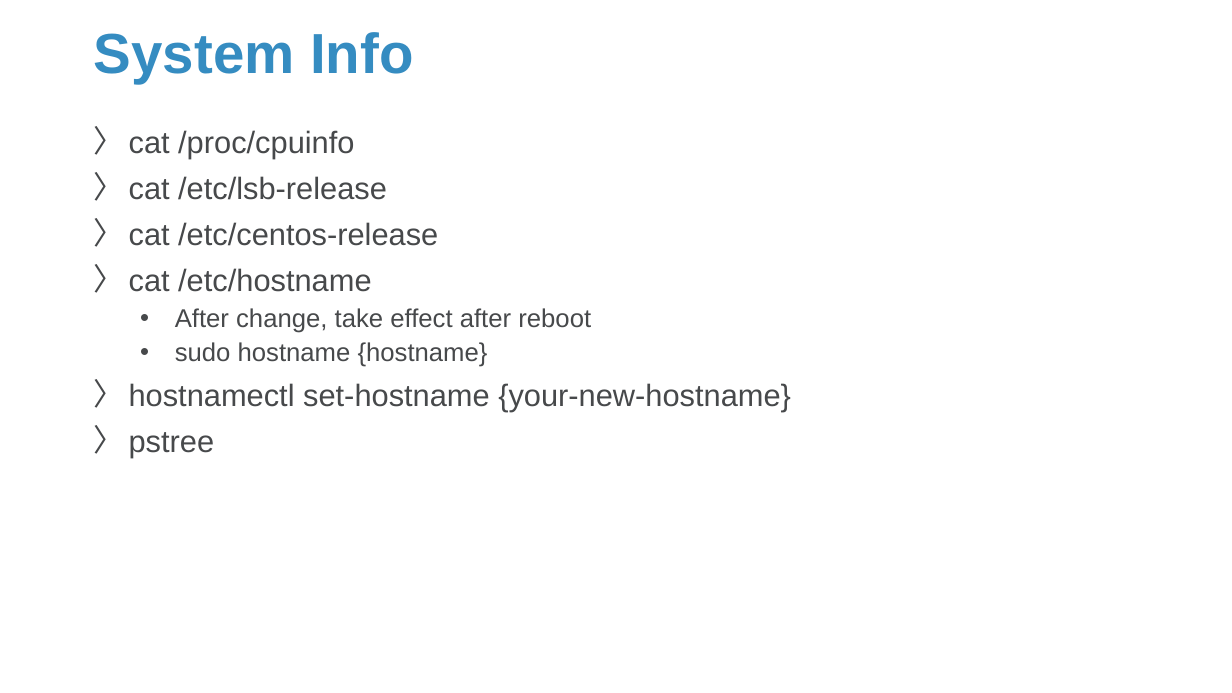
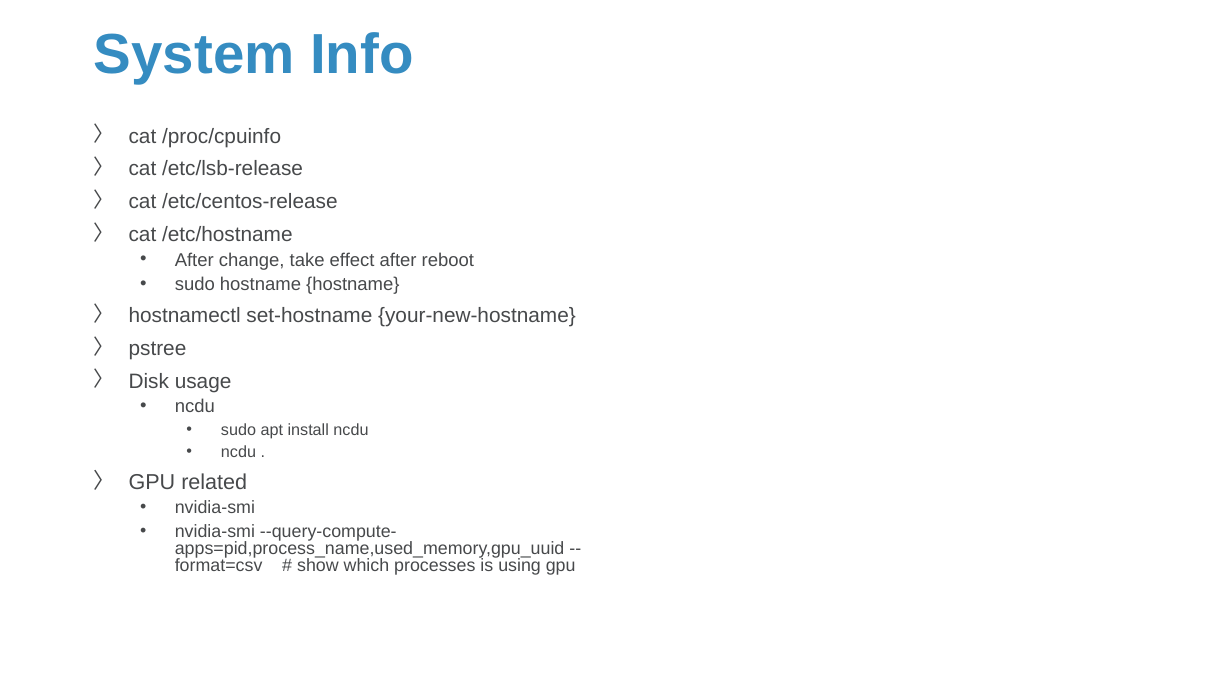
Before and after one commit to Sparks-Lu/TechNotes, a slide deck: slide 7 of Linux/Linux_Notes.pptx (slide 5 before the commit). Drawn at 1232x693 pixels with LibreOffice and Linux fonts; fonts in the diff are those of the drawing; background and template pictures are left out. Boxes give left, top, right and bottom in pixels: in the first picture for what was removed or moved away, otherwise in the second. Text is boxed around its words. In the diff, an @@ line names an element or a change of style, - is before the commit and + after.

```diff
--- a/Linux/Linux_Notes.pptx
+++ b/Linux/Linux_Notes.pptx
@@ text at [129,128,576,360]: size 24 to 16.2 pt in "cat /proc/cpuinfo", "cat /etc/lsb-release", "cat /etc/centos-release", "cat /etc/hostname" and 2 more places; size 20 to 14.4 pt in "After change, take effect after reboot", "sudo hostname {hostname}"; line spacing 0.9 to 0.8 @@
@@ text at [129,373,576,575]: paragraphs added @@
+〉 Disk usage
+  • ncdu
+    • sudo apt install ncdu
+    • ncdu .
+〉 GPU related
+  • nvidia-smi
+  • nvidia-smi --query-compute-apps=pid,process_name,used_memory,gpu_uuid --format=csv # show which processes is using gpu
```
Also in this commit, not shown: 18 other slides changed, 11 slides added, 16 other files.
